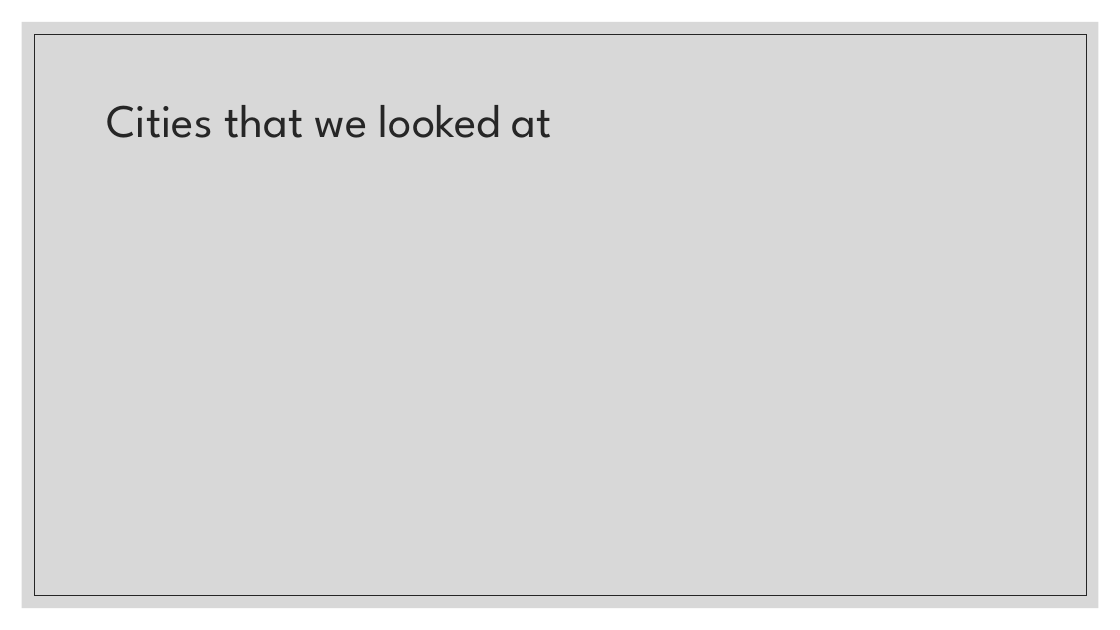
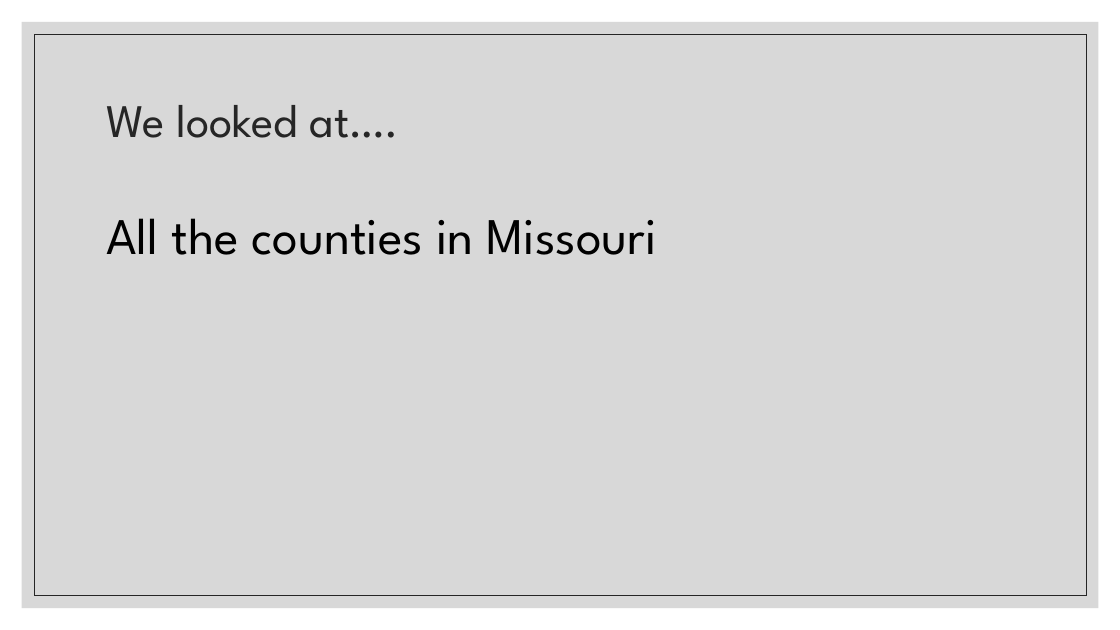
Before and after one commit to marybellavia/project-one, a slide deck: slide 4 of Urban Food Deserts.pptx. Drawn at 1120x630 pixels with LibreOffice and Linux fonts; fonts in the diff are those of the drawing. Boxes give left, top, right and bottom in pixels: in the first picture for what was removed or moved away, otherwise in the second. Text is boxed around its words. In the diff, an @@ line names an element or a change of style, - is before the commit and + after.

```diff
--- a/Urban Food Deserts.pptx
+++ b/Urban Food Deserts.pptx
@@ title at (106, 105, 399, 138): text changed @@
-Cities that we looked at
+We looked at….
@@ text added at (106, 218, 657, 255), 44 pt, text #000000 @@
+All the counties in Missouri
```
Also in this commit, not shown: 2 other slides changed, 1 slide added.
